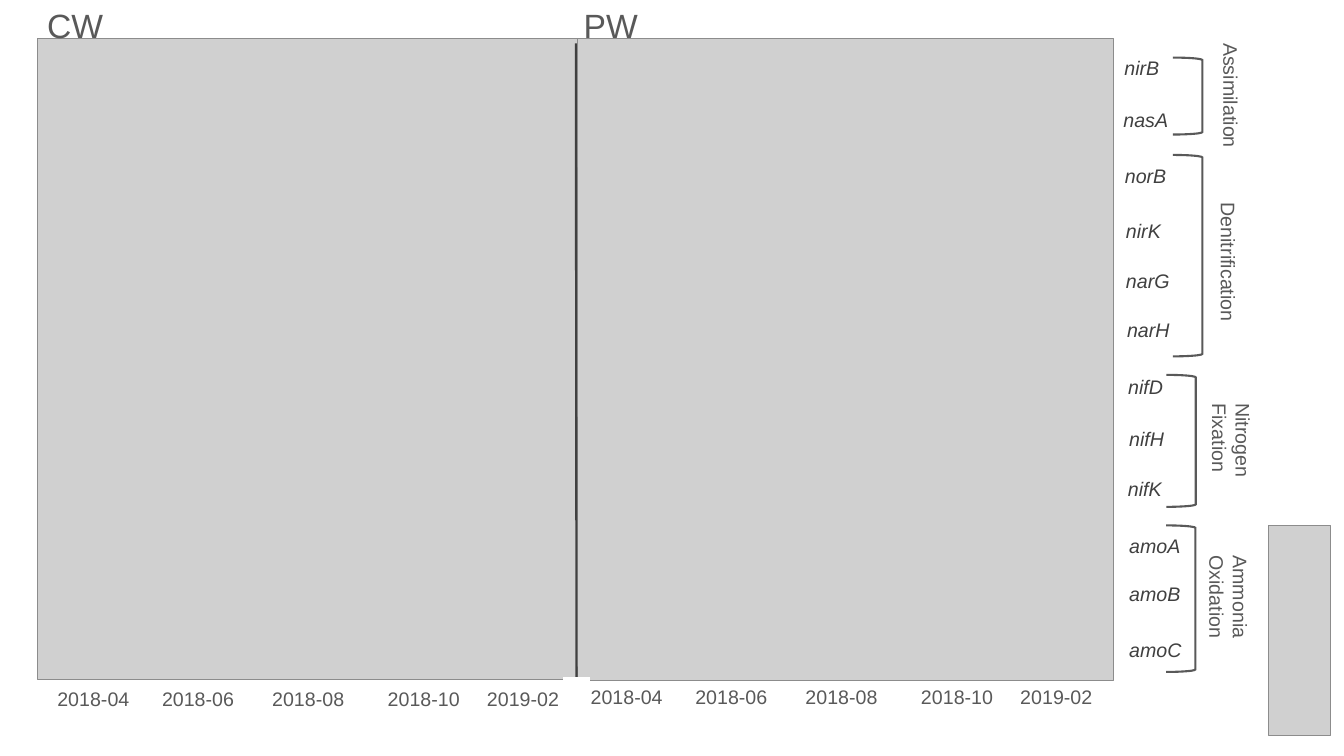
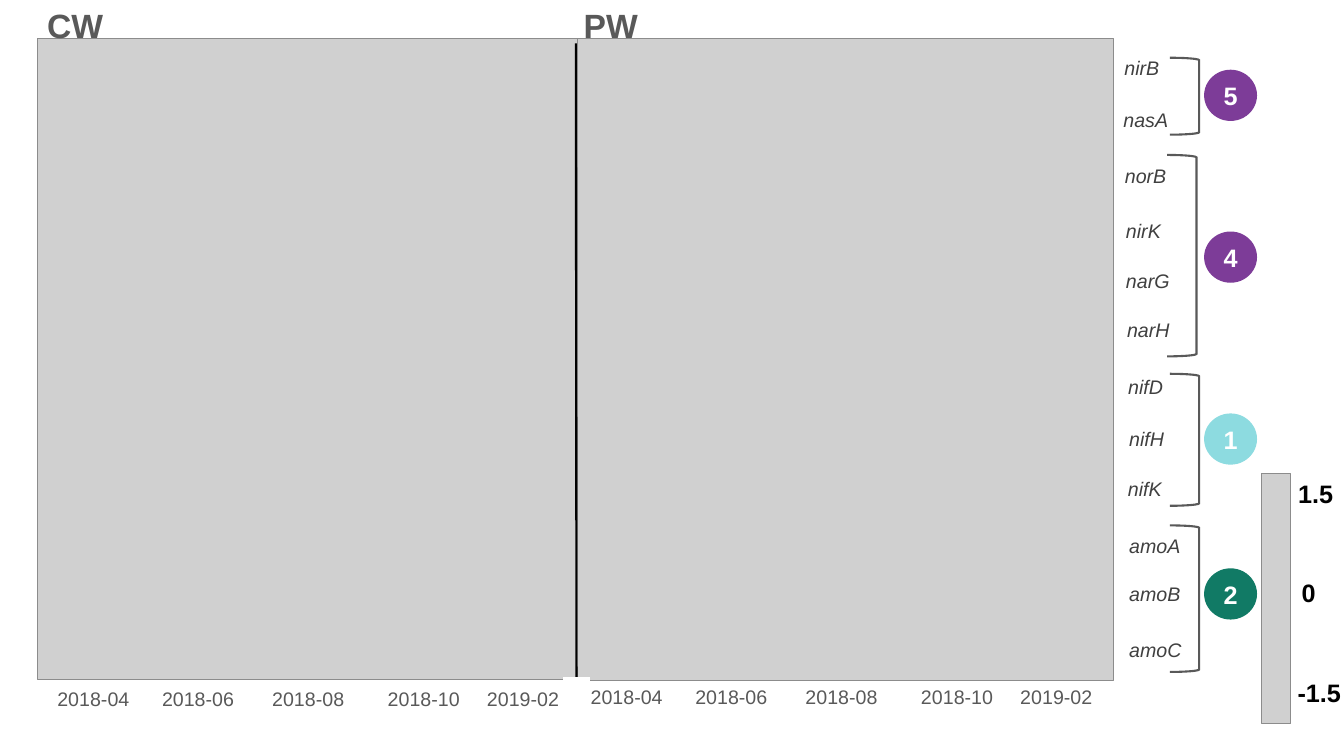
Before and after one commit to aburns2293/wetscapes_amoa, a slide deck: slide 1 of Figures_PDF/functionalgenes_full.pptx. Drawn at 1344x756 pixels with LibreOffice and Linux fonts; fonts in the diff are those of the drawing; grey boxes stand for pictures. Boxes give left, top, right and bottom in pixels: in the first picture for what was removed or moved away, otherwise in the second. Text is boxed around its words. In the diff, an @@ line names an element or a change of style, - is before the commit and + after.

```diff
--- a/Figures_PDF/functionalgenes_full.pptx
+++ b/Figures_PDF/functionalgenes_full.pptx
@@ text "CW" at (x1=47, y1=11, x2=103, y2=39): bold on @@
@@ text "PW" at (x1=584, y1=11, x2=638, y2=39): bold on @@
@@ line (576, 43) - (577, 679): stroke #404040 1.5 pt to #000000 1.5 pt @@
@@ text removed at (x1=1219, y1=53, x2=1241, y2=145) @@
-Assimilation
@@ ellipse added at (x1=1205, y1=71, x2=1256, y2=120), fill #7D3C98, outline #7D3C98 1 pt, 18 pt, text #FFFFFF, bold @@
+5
@@ right bracket moved from (x1=1174, y1=155, x2=1203, y2=357) to (x1=1168, y1=155, x2=1197, y2=357) @@
@@ ellipse added at (x1=1205, y1=232, x2=1256, y2=281), fill #7D3C98, outline #7D3C98 1 pt, 18 pt, text #FFFFFF, bold @@
+4
@@ text removed at (x1=1217, y1=214, x2=1239, y2=319) @@
-Denitrification
@@ right bracket moved from (x1=1167, y1=375, x2=1196, y2=507) to (x1=1171, y1=374, x2=1200, y2=506) @@
@@ ellipse added at (x1=1205, y1=414, x2=1256, y2=464), fill #8DDBE0, outline #8DDBE0 1 pt, 18 pt, text #FFFFFF, bold @@
+1
@@ text removed at (x1=1208, y1=409, x2=1253, y2=475) @@
-Nitrogen Fixation
@@ picture resized from (x1=1268, y1=525, x2=1331, y2=735) to (x1=1262, y1=474, x2=1292, y2=724) @@
@@ text added at (x1=1298, y1=485, x2=1333, y2=504), 18 pt, text #000000, bold @@
+1.5
@@ right bracket moved from (x1=1167, y1=525, x2=1196, y2=671) to (x1=1171, y1=525, x2=1200, y2=671) @@
@@ text removed at (x1=1205, y1=563, x2=1251, y2=636) @@
-Ammonia Oxidation
@@ ellipse added at (x1=1205, y1=570, x2=1256, y2=619), fill #117A65, outline #117A65 1 pt, 18 pt, text #FFFFFF, bold @@
+2
@@ text added at (x1=1302, y1=584, x2=1316, y2=603), 18 pt, text #000000, bold @@
+0
@@ text added at (x1=1298, y1=684, x2=1341, y2=703), 18 pt, text #000000, bold @@
+-1.5
```
Also in this commit, not shown: 19 other files.
